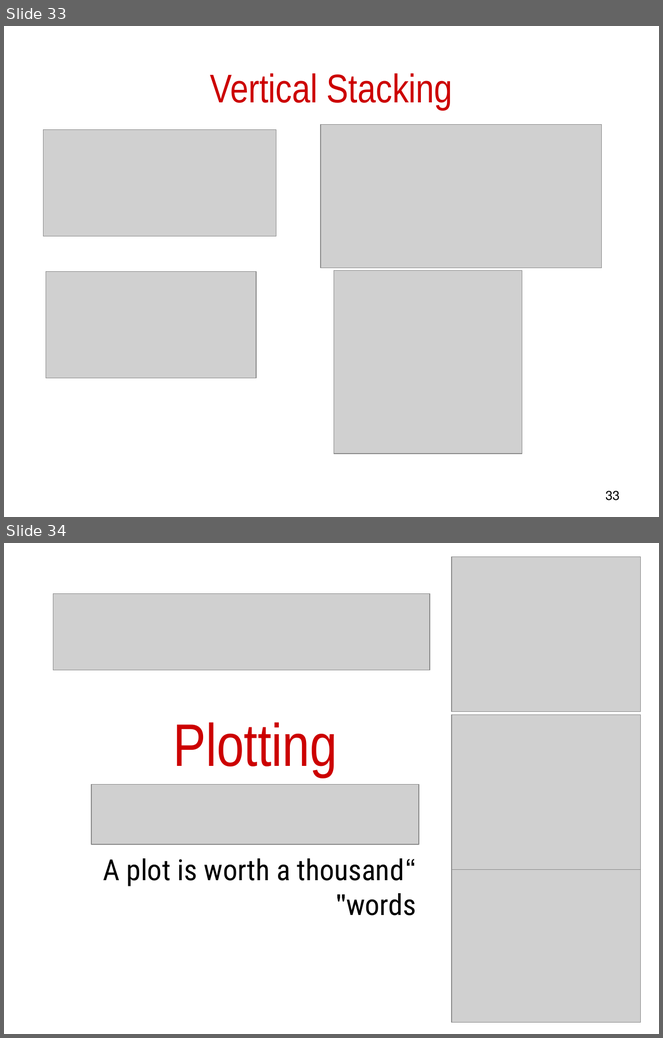
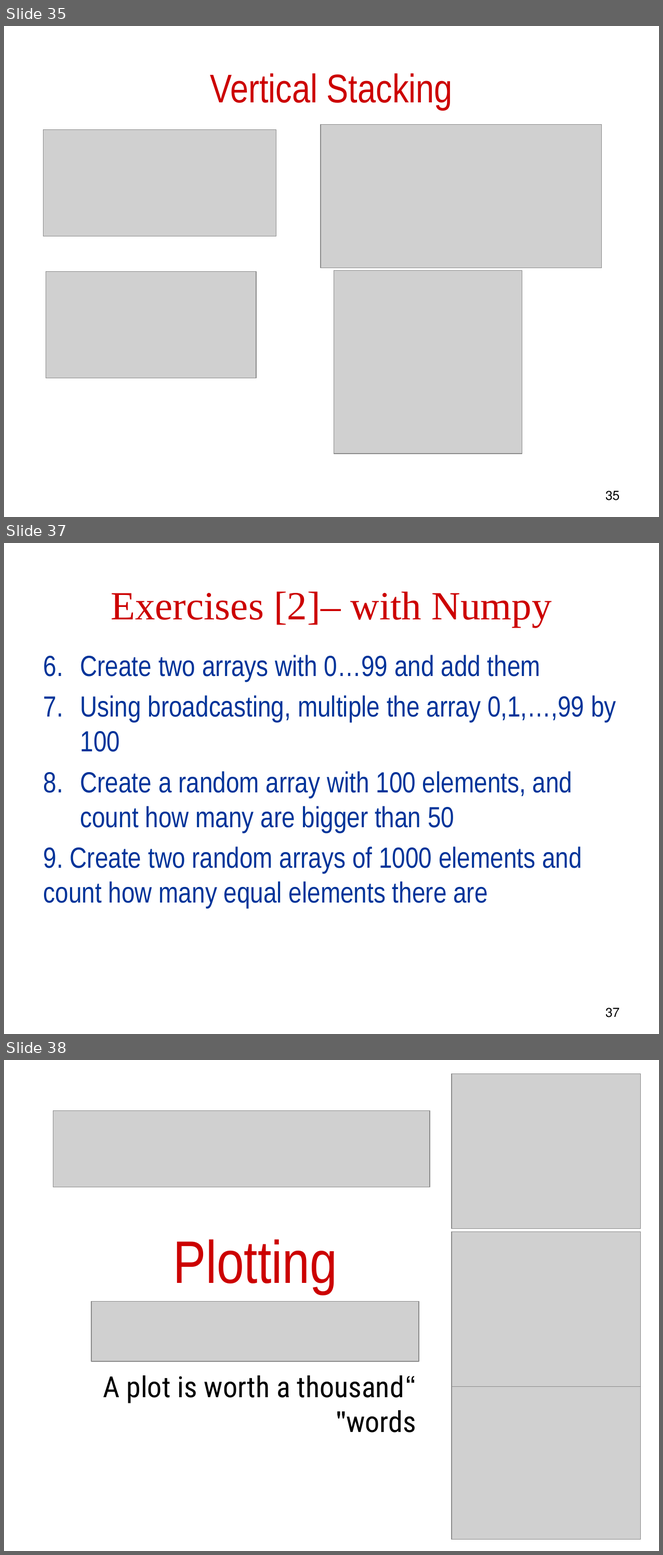
Before and after one commit to AmikoAce/INT, a slide deck: LECTURE_DATA_NUMPY.pptx. Shown one above the other, each under a label of ours: slides 33 and 34 before the commit, slides 35, 37 and 38 after it; the slides between them are not shown. The pictures are 663x1038 and 663x1555 pixels, drawn with LibreOffice and Linux fonts; fonts in the diff are those of the drawing; grey boxes stand for pictures. Boxes give left, top, right and bottom in pixels: in the first picture for what was removed or moved away, otherwise in the second. Text is boxed around its words. In the diff, an @@ line names an element or a change of style, - is before the commit and + after.

```diff
--- a/LECTURE_DATA_NUMPY.pptx
+++ b/LECTURE_DATA_NUMPY.pptx
@@ slide 37 added at box(4, 543, 659, 1034), background #FFFFFF @@
@@ title added at box(111, 591, 552, 627), 44 pt, text #CC0000 @@
+Exercises [2]– with Numpy
@@ text added at box(44, 655, 617, 908), 32 pt, text #003399 @@
+6. Create two arrays with 0…99 and add them
+7. Using broadcasting, multiple the array 0,1,…,99 by 100
+8. Create a random array with 100 elements, and count how many are bigger than 50
+9. Create two random arrays of 1000 elements and count how many equal elements there are
@@ page number added at box(606, 1008, 620, 1018), 14 pt, text #000000 @@
+37
@@ what was slide 33 is now slide 35 @@
@@ page number at box(606, 491, 620, 501): text changed @@
-33
+35
@@ what was slide 34 is now slide 38 @@
```
Also in this commit, not shown: 4 slides changed, 4 other slides added.
